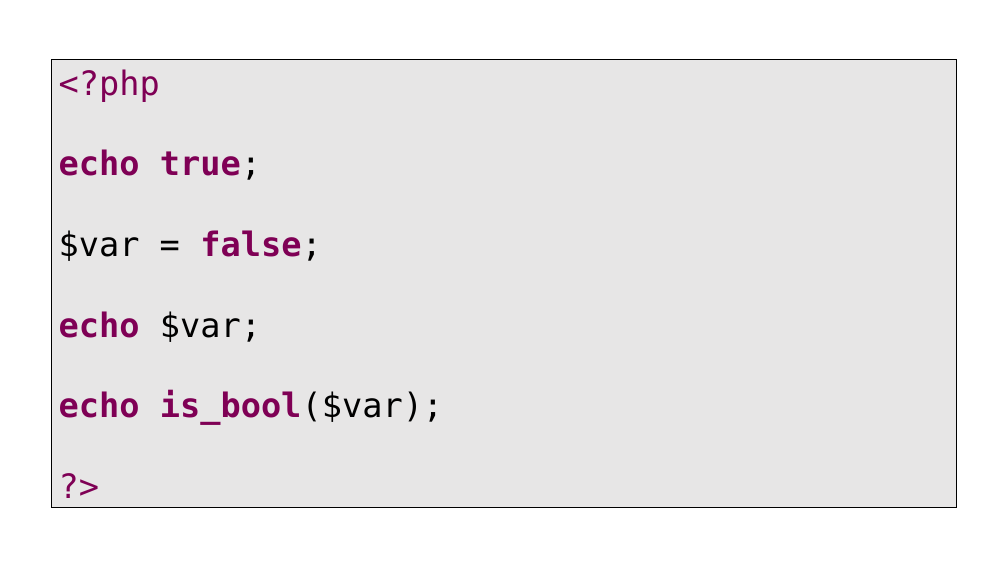
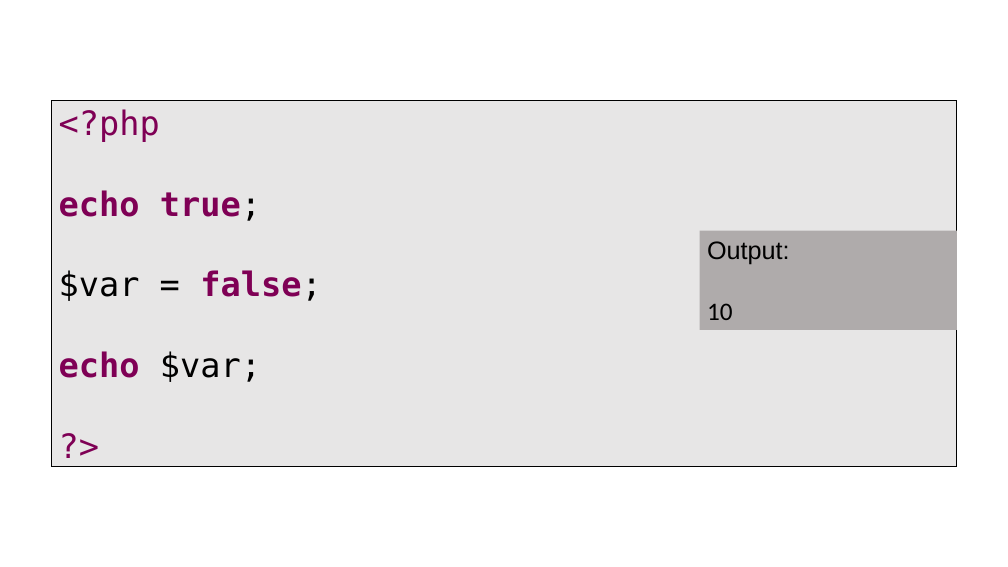
Before and after one commit to PHPEmbark/curriculum, a slide deck: slide 12 of course/1 - Basic Programming/Basics Of Programming.pptx. Drawn at 1008x567 pixels with LibreOffice and Linux fonts; fonts in the diff are those of the drawing. Boxes give left, top, right and bottom in pixels: in the first picture for what was removed or moved away, otherwise in the second. Text is boxed around its words. In the diff, an @@ line names an element or a change of style, - is before the commit and + after.

```diff
--- a/course/1 - Basic Programming/Basics Of Programming.pptx
+++ b/course/1 - Basic Programming/Basics Of Programming.pptx
@@ text "<?php": place and size @@
-text "<?php" at bbox=[51, 56, 957, 511]
+text "<?php" at bbox=[51, 97, 957, 471]
@@ rectangle added at bbox=[699, 231, 957, 330], fill #AFABAB, 24 pt, text #000000 @@
+Output:
+10
@@ text at bbox=[59, 390, 443, 425]: paragraph removed @@
-echo is_bool($var);
```
Also in this commit, not shown: 29 other slides changed, 9 slides added.
